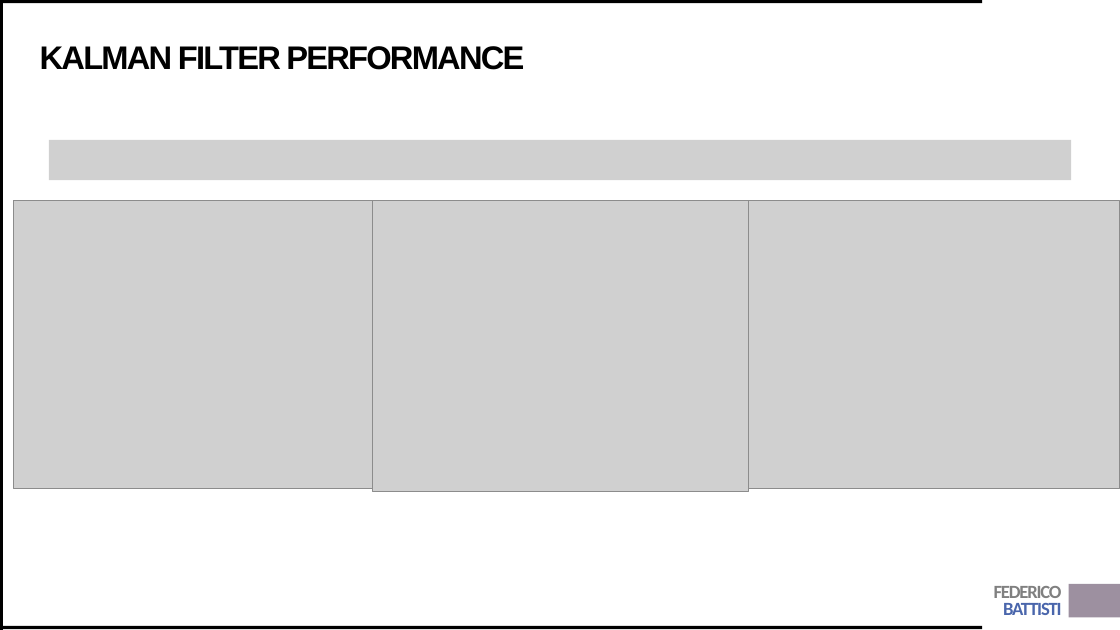
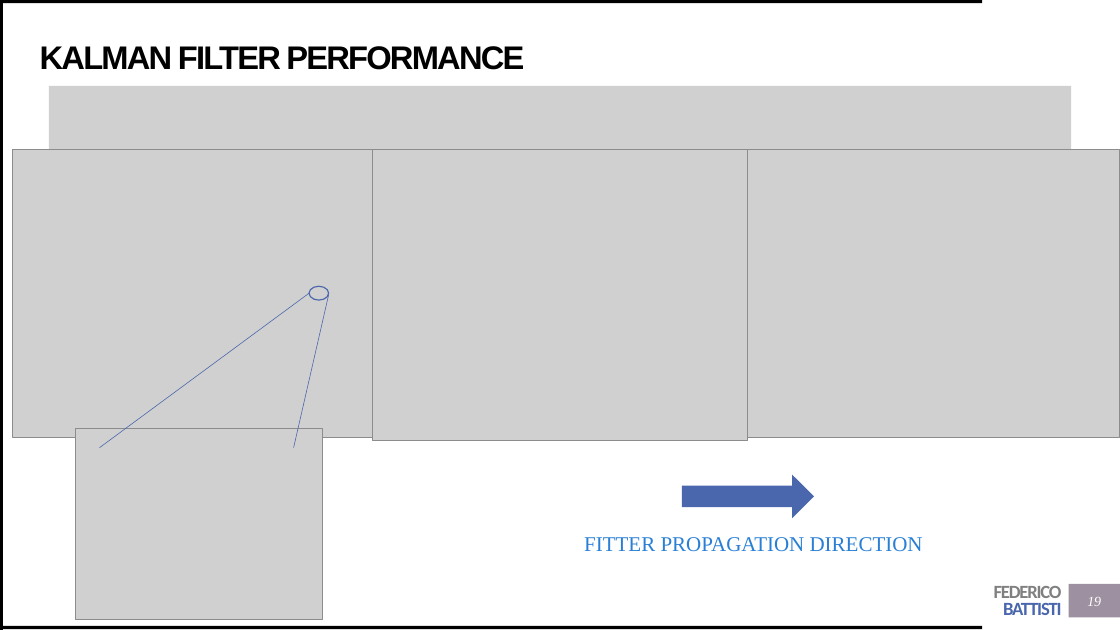
Before and after one commit to Trenchcoat95/OxfordCode, a slide deck: slide 19 of Presentations/Kalman Filter.pptx (slide 13 before the commit). Drawn at 1120x630 pixels with LibreOffice and Linux fonts; fonts in the diff are those of the drawing; grey boxes stand for pictures. Boxes give left, top, right and bottom in pixels: in the first picture for what was removed or moved away, otherwise in the second. Text is boxed around its words. In the diff, an @@ line names an element or a change of style, - is before the commit and + after.

Commit message:
new kalman presentation and toy montecarlo

```diff
--- a/Presentations/Kalman Filter.pptx
+++ b/Presentations/Kalman Filter.pptx
@@ picture added at (49,86,1071,149) @@
@@ picture removed at (49,139,1071,180) @@
@@ 3 pictures: place and size @@
-3 pictures at (13,201,1120,492)
+3 pictures at (13,149,1119,440)
@@ line added from (309, 293) to (99, 448), #4A66AC 0.5 pt @@
@@ line added from (329, 295) to (294, 448), #4A66AC 0.5 pt @@
@@ ellipse added at (309,287,329,301), outline #4A66AC 1 pt @@
@@ picture added at (76,429,323,620) @@
@@ right arrow added at (683,476,813,518), fill #4A66AC, outline #4A66AC 1 pt @@
@@ text added at (584,537,923,552), 18 pt, text #297FD5 @@
+FITTER PROPAGATION DIRECTION
@@ page number added at (1087,597,1101,606), 12 pt, text #FFFFFF, italic @@
+19
```
Also in this commit, not shown: 11 other slides changed, 17 slides added, 55 other files.
